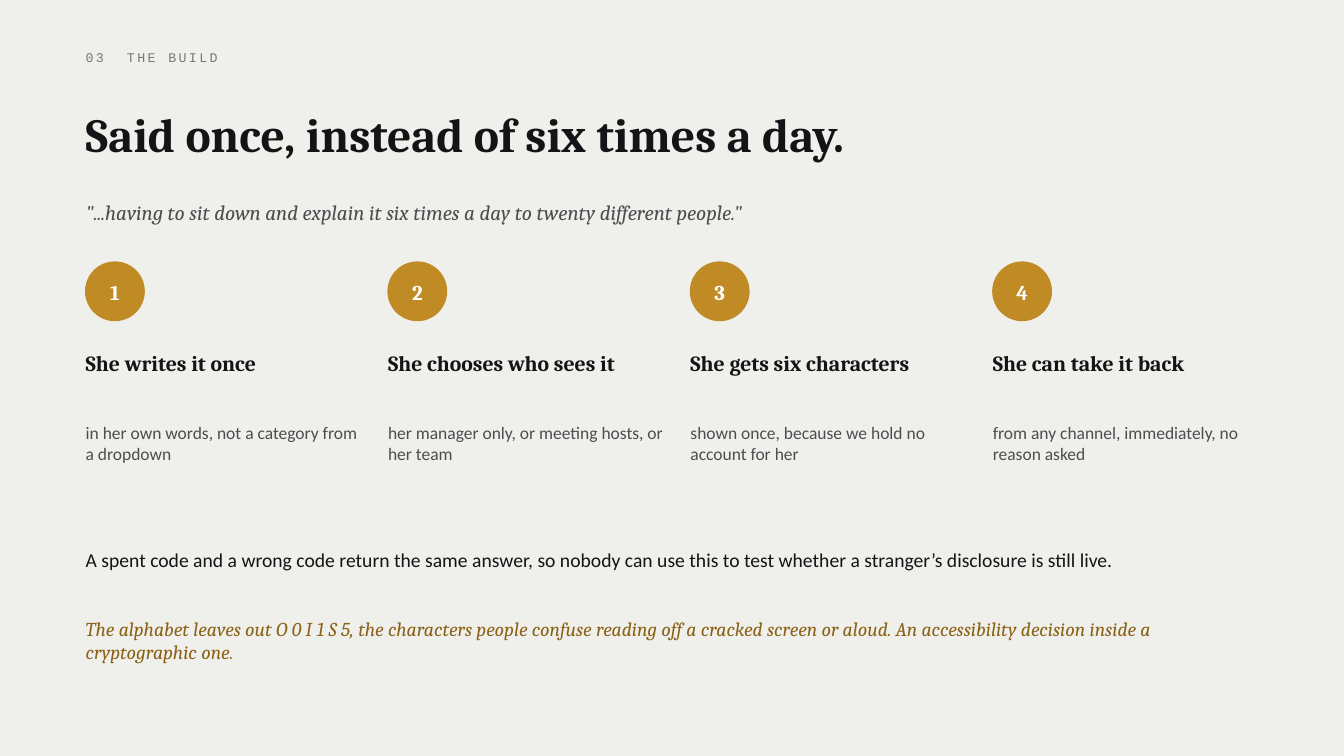
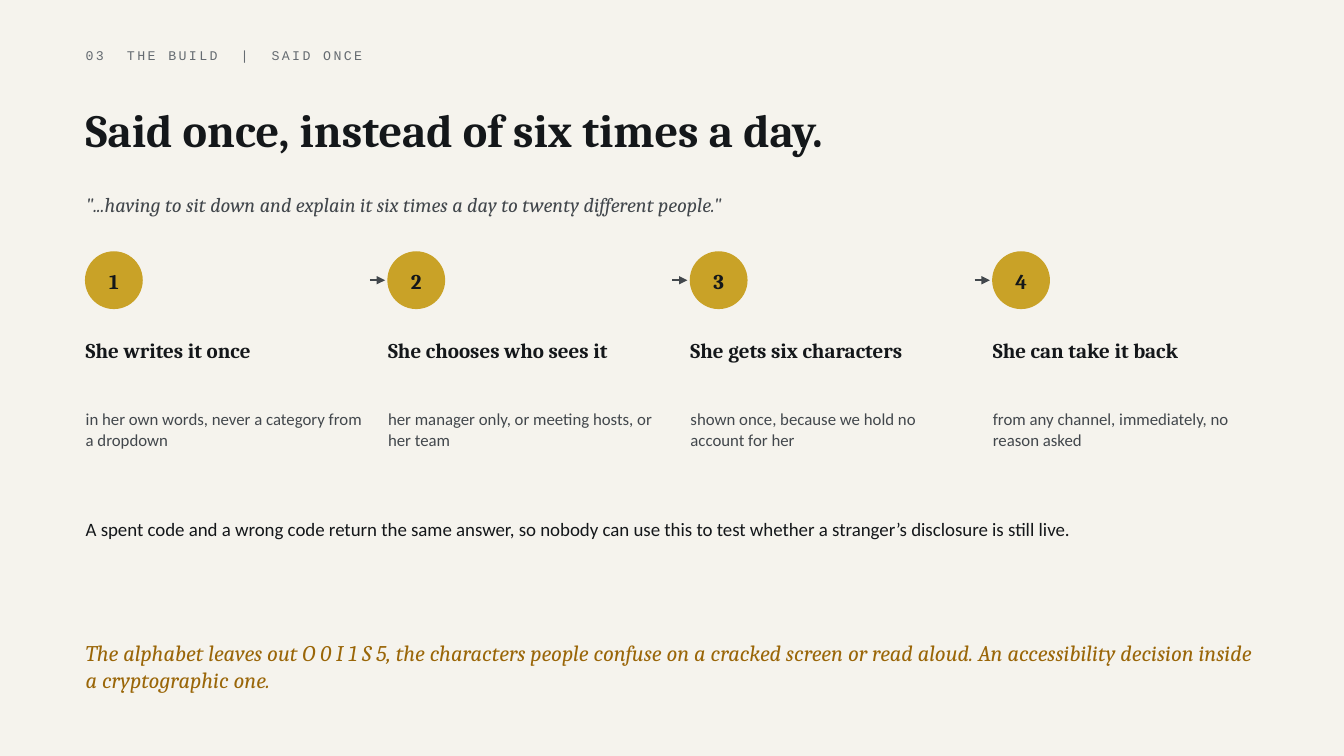
Before and after one commit to parthsevak2/curb-cut, a slide deck: slide 15 of submission/Curb-Cut.pptx (slide 12 before the commit). Drawn at 1344x756 pixels with LibreOffice and Linux fonts; fonts in the diff are those of the drawing. Boxes give left, top, right and bottom in pixels: in the first picture for what was removed or moved away, otherwise in the second. Text is boxed around its words. In the diff, an @@ line names an element or a change of style, - is before the commit and + after.

```diff
--- a/submission/Curb-Cut.pptx
+++ b/submission/Curb-Cut.pptx
@@ background #EFEFEB to #F5F3ED @@
@@ text at [86,51,362,60]: text changed; text colour #74797A to #656B71 @@
-03 THE BUILD
+03 THE BUILD | SAID ONCE
@@ text "Said once, instead of six ..." at [86,114,822,157]: size 34 to 33 pt, text colour #121415 to #14171A @@
@@ text ""...having to sit down and ..." at [86,198,721,217]: size 15 to 14.5 pt, text colour #4A4E4F to #42474C @@
@@ 4 texts, 4 ellipses: place and size @@
-4 texts, 4 ellipses at [86,262,1052,321]
+4 texts, 4 ellipses at [86,252,1050,309]
@@ text colour #FFFFFF to #14171A in 4 elements at [109,275,119,289], [411,275,422,289], [713,275,724,289], [1015,275,1027,289] @@
@@ fill #C08A24 to #C9A227; outline #C08A24 1 pt to #C9A227 1 pt in 4 elements at [86,252,142,309], [388,252,445,309], [691,252,747,309], [993,252,1050,309] @@
@@ arrow added from (370, 280) to (385, 280), #42474C 1.4 pt @@
@@ arrow added from (673, 280) to (688, 280), #42474C 1.4 pt @@
@@ arrow added from (975, 280) to (990, 280), #42474C 1.4 pt @@
@@ text "She writes it once": place and size @@
-text "She writes it once" at [86,356,256,371]
+text "She writes it once" at [86,343,251,358]
@@ size 15.5 to 15 pt, text colour #121415 to #14171A in 4 elements at [86,343,251,358], [690,343,903,363], [993,343,1178,358], [388,343,607,358] @@
@@ text "She chooses who sees it": place and size @@
-text "She chooses who sees it" at [388,356,615,371]
+text "She chooses who sees it" at [388,343,607,358]
@@ text "She gets six characters": place and size @@
-text "She gets six characters" at [690,356,909,376]
+text "She gets six characters" at [690,343,903,363]
@@ text "She can take it back": place and size @@
-text "She can take it back" at [993,356,1184,371]
+text "She can take it back" at [993,343,1178,358]
@@ text "her manager only, or meeting ...": place and size @@
-text "her manager only, or meeting ..." at [388,427,662,460]
+text "her manager only, or meeting ..." at [388,413,652,446]
@@ text "shown once, because we hold ...": place and size @@
-text "shown once, because we hold ..." at [690,427,925,460]
+text "shown once, because we hold ..." at [690,413,916,446]
@@ size 12.5 to 12 pt, text colour #4A4E4F to #42474C in 3 elements at [388,413,652,446], [690,413,916,446], [993,413,1229,446] @@
@@ text "from any channel, immediately, no ...": place and size @@
-text "from any channel, immediately, no ..." at [993,427,1238,460]
+text "from any channel, immediately, no ..." at [993,413,1229,446]
@@ text at [86,413,362,449]: text changed; size 12.5 to 12 pt; text colour #4A4E4F to #42474C @@
-in her own words, not a category from a dropdown
+in her own words, never a category from a dropdown
@@ text "A spent code and a ...": place and size @@
-text "A spent code and a ..." at [86,553,1112,571]
+text "A spent code and a ..." at [86,523,1070,540]
@@ text "A spent code and a ..." at [86,523,1070,540]: size 14 to 13.5 pt, text colour #121415 to #14171A @@
@@ text at [86,645,1252,693]: text changed; size 14 to 16 pt; text colour #8A6115 to #9A6608 @@
-The alphabet leaves out O 0 I 1 S 5, the characters people confuse reading off a cracked screen or aloud. An accessibility decision inside a cryptographic one.
+The alphabet leaves out O 0 I 1 S 5, the characters people confuse on a cracked screen or read aloud. An accessibility decision inside a cryptographic one.
```
Also in this commit, not shown: 18 other slides changed, 3 slides added, 1 other file.
